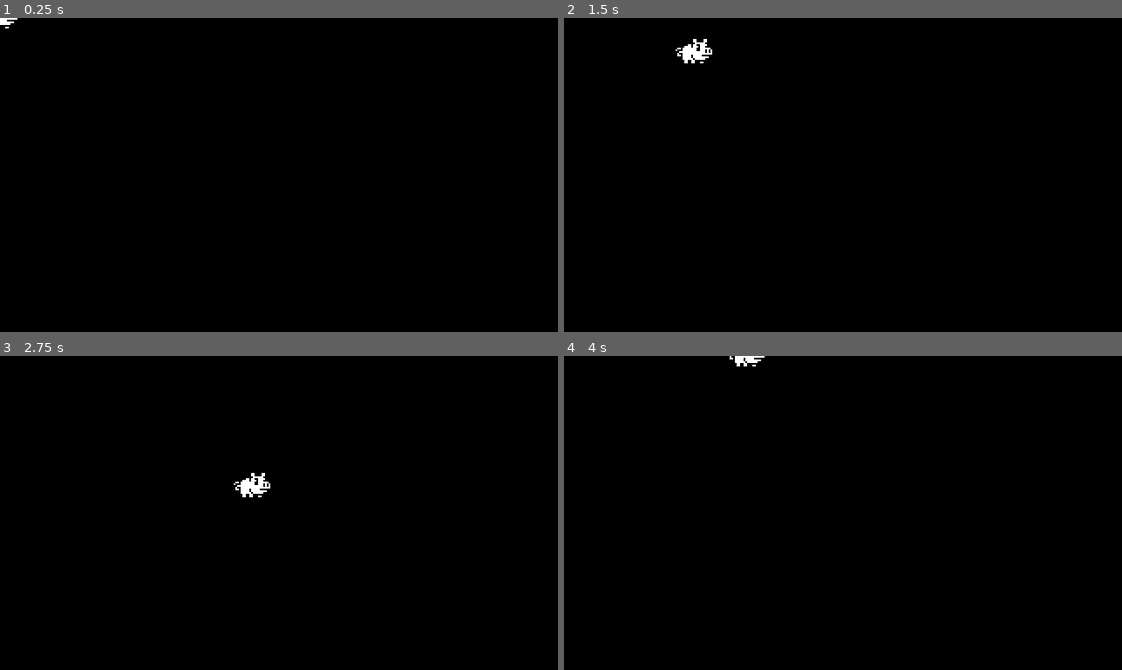
Above: before the commit, frames 1-4 (two rows, left to right).
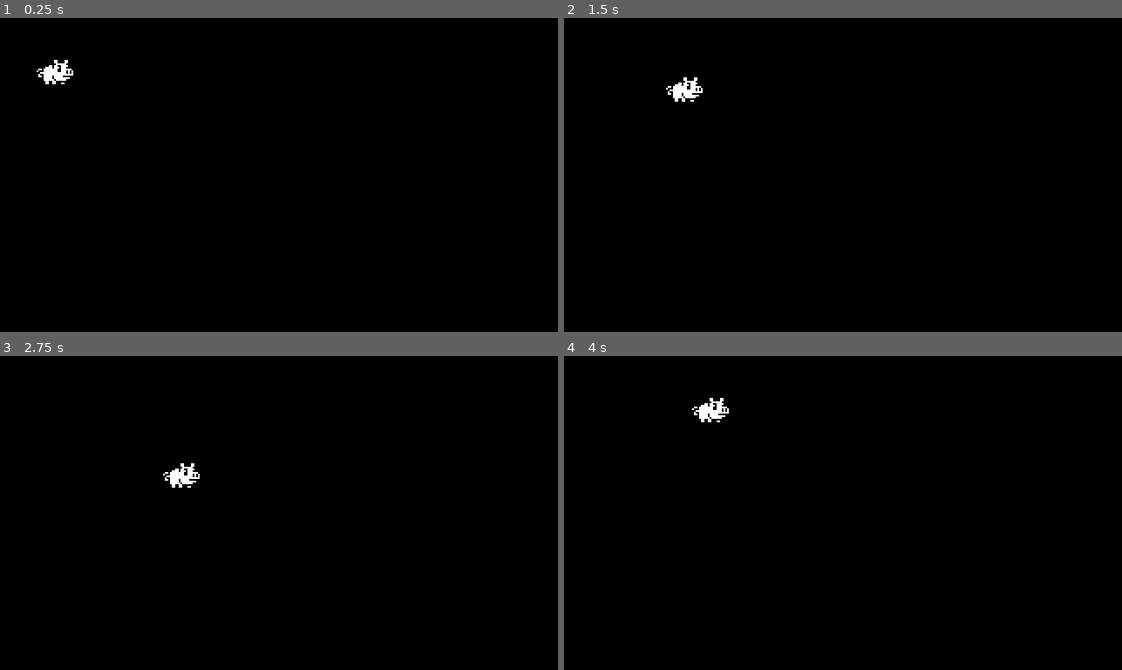
Above: after the commit, the same moments.

Repository: jackwkinsey/piggy-game-godot
Game: Godot game, scene res://World.tscn
Same seed, same stepped clock (60 frames per second), same inputs: the game is played once before the commit and once after it.
Inputs:
- Up to frame 1 (0.25 s): no input
- Up to frame 2 (1.5 s): tap Enter at 0.5 s; hold Right (ui_right) 0.53-1.28 s; hold Down (ui_down) from 1.28 s (still down)
- Up to frame 3 (2.75 s): release Down (ui_down) at 2.03 s; hold Right (ui_right) from 2.03 s (still down)
- Up to frame 4 (4 s): release Right (ui_right) at 2.78 s; hold Up (ui_up) 2.78-3.53 s; hold Left (ui_left) from 3.53 s (still down)

The runs differ from the first frame. In frame 1, 0.3% of the frame differs, in the area x 0-14%, y 0-22%; in frame 2, 0.5%, in the area x 18-27%, y 6-27%; in frame 3, 0.5%; in frame 4, 0.4%.

Commit message:
refactor: set World's Pig speed and position

Diff:
--- a/World.tscn
+++ b/World.tscn
@@ -13,3 +13,5 @@
 }
 
 [node name="Pig" parent="." instance=ExtResource( 1 )]
+position = Vector2( 32, 32 )
+SPEED = 50
